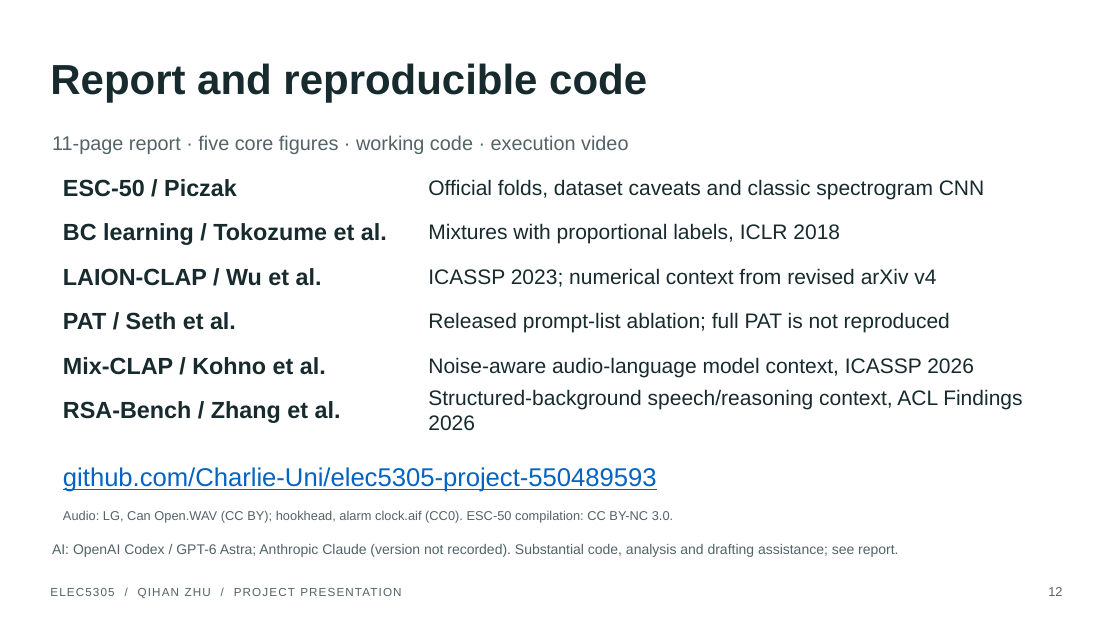
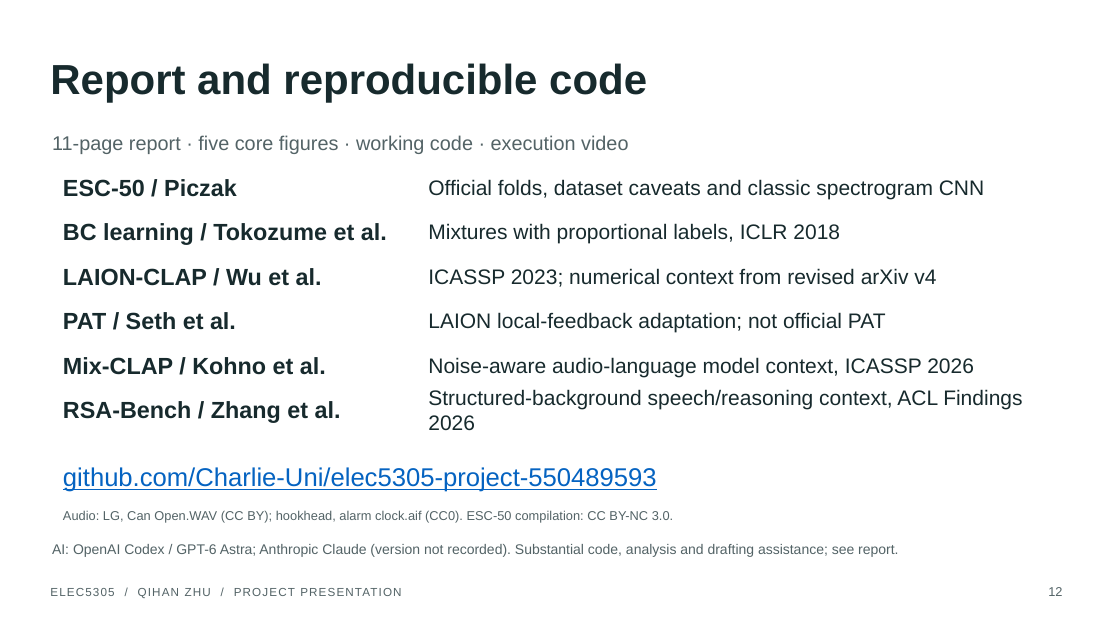
Before and after one commit to Charlie-Uni/elec5305-project-550489593, a slide deck: slide 12 of results/final_submission_20261110/presentation.pptx. Drawn at 1120x630 pixels with LibreOffice and Linux fonts; fonts in the diff are those of the drawing. Boxes give left, top, right and bottom in pixels: in the first picture for what was removed or moved away, otherwise in the second. Text is boxed around its words. In the diff, an @@ line names an element or a change of style, - is before the commit and + after.

Commit message:
Evaluate frozen local feedback and synchronise final deliverables

```diff
--- a/results/final_submission_20261110/presentation.pptx
+++ b/results/final_submission_20261110/presentation.pptx
@@ text at [428, 312, 886, 333]: text changed @@
-Released prompt-list ablation; full PAT is not reproduced
+LAION local-feedback adaptation; not official PAT
```
Also in this commit, not shown: 1 slide added, 1 slide removed, 57 other files.
